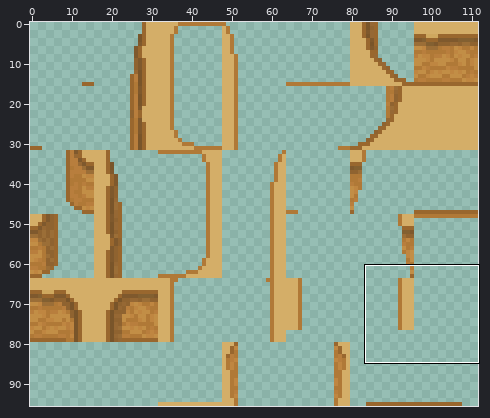
Sprite sheet, stored at zeldalike/dialogue_test/lower_walls.png. Above, an overview of the earlier version with the close-up marked.
Close-up. First the earlier version:
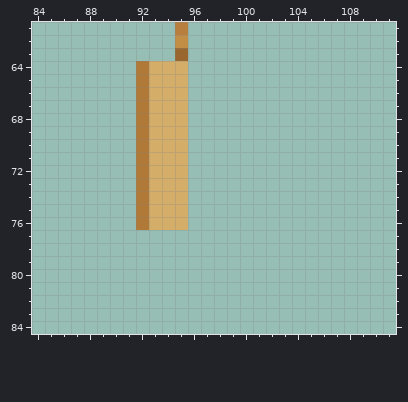
The file is 112x96 pixels. Colours within 5 levels of each other are drawn and written as one. Shown: x 84..111, y 61..84.
New version:
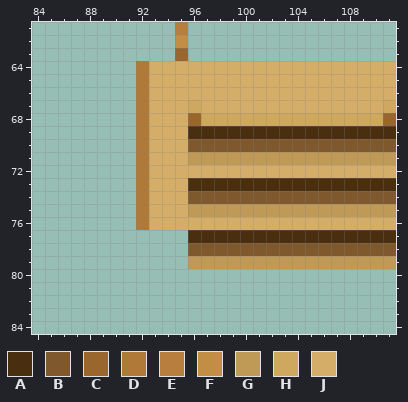
Palette (. is transparent): A #4a2e10  B #7f592d  C #99672e  D #b07937  E #b87e3d  F #c28e46  G #bf9956  H #cfa85f  J #d4ae68
What changed:
y 64..66: x 96..111 ................ -> JJJJJJJJJJJJJJJJ
y 67: x 96..111 ................ -> HJJJJJJJJJJJJJJH
y 68: x 96..111 ................ -> CHHHHHHHHHHHHHHC
y 69: x 96..111 ................ -> AAAAAAAAAAAAAAAA
y 70: x 96..111 ................ -> BBBBBBBBBBBBBBBB
y 71: x 96..111 ................ -> GGGGGGGGGGGGGGGG
y 72: x 96..111 ................ -> JJJJJJJJJJJJJJJJ
y 73: x 96..111 ................ -> AAAAAAAAAAAAAAAA
y 74: x 96..111 ................ -> BBBBBBBBBBBBBBBB
y 75: x 96..111 ................ -> GGGGGGGGGGGGGGGG
y 76: x 96..111 ................ -> JJJJJJJJJJJJJJJJ
y 77: x 96..111 ................ -> AAAAAAAAAAAAAAAA
y 78: x 96..111 ................ -> BBBBBBBBBBBBBBBB
y 79: x 96..111 ................ -> GGGGGGGGGGGGGGGG
